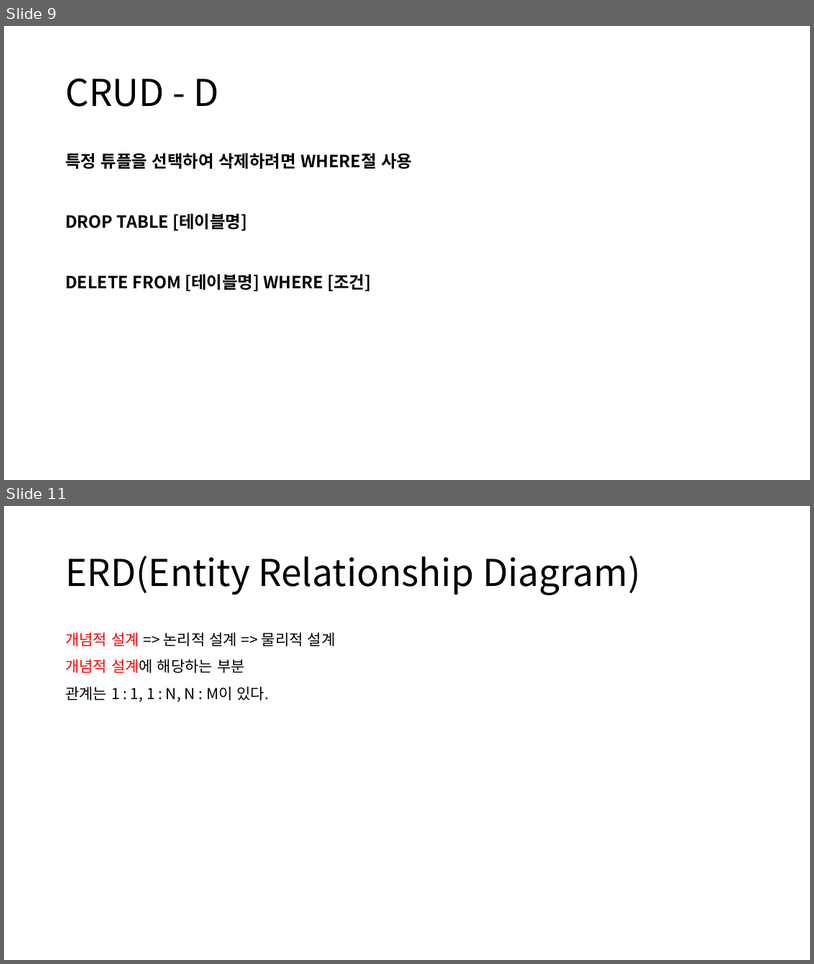
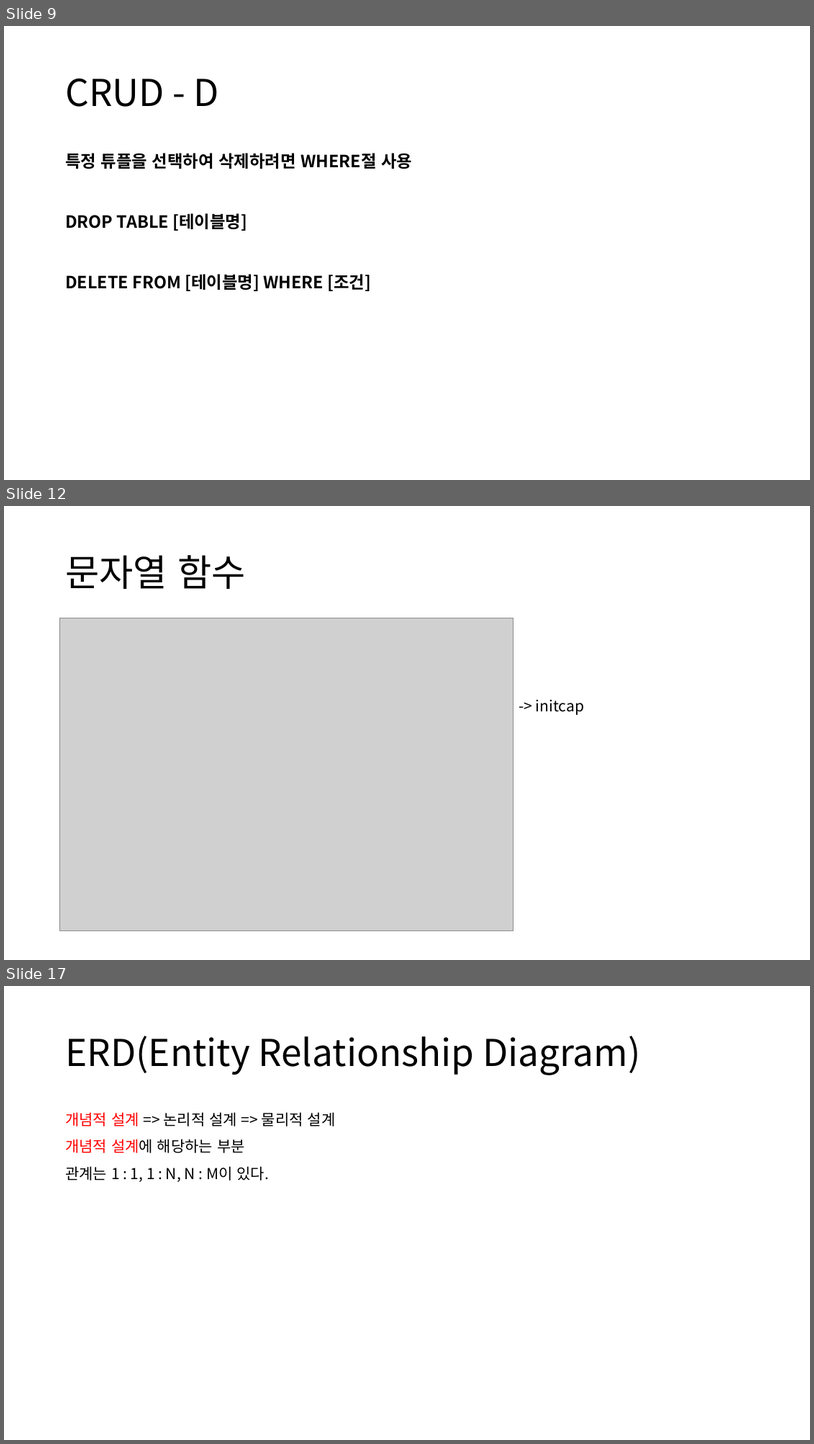
Before and after one commit to 98jiyong/DB, a slide deck: 자료/DB정리.pptx. Shown one above the other, each under a label of ours: slides 9 and 11 before the commit, slides 9, 12 and 17 after it; the slides between them are not shown. The pictures are 814x964 and 814x1444 pixels, drawn with LibreOffice and Linux fonts; fonts in the diff are those of the drawing; grey boxes stand for pictures. Boxes give left, top, right and bottom in pixels: in the first picture for what was removed or moved away, otherwise in the second. Text is boxed around its words. In the diff, an @@ line names an element or a change of style, - is before the commit and + after.

```diff
--- a/자료/DB정리.pptx
+++ b/자료/DB정리.pptx
@@ slide 12 added at <box>4,506,810,960</box>, background #FFFFFF @@
@@ title added at <box>65,555,245,589</box>, 44 pt, text #000000 @@
+문자열 함수
@@ picture added at <box>59,618,513,931</box> @@
@@ text added at <box>536,700,584,715</box>, 18 pt, text #000000 @@
+-> initcap
@@ what was slide 11 is now slide 17 @@
```
Also in this commit, not shown: 6 other slides added, 1 slide removed, 2 other files.
